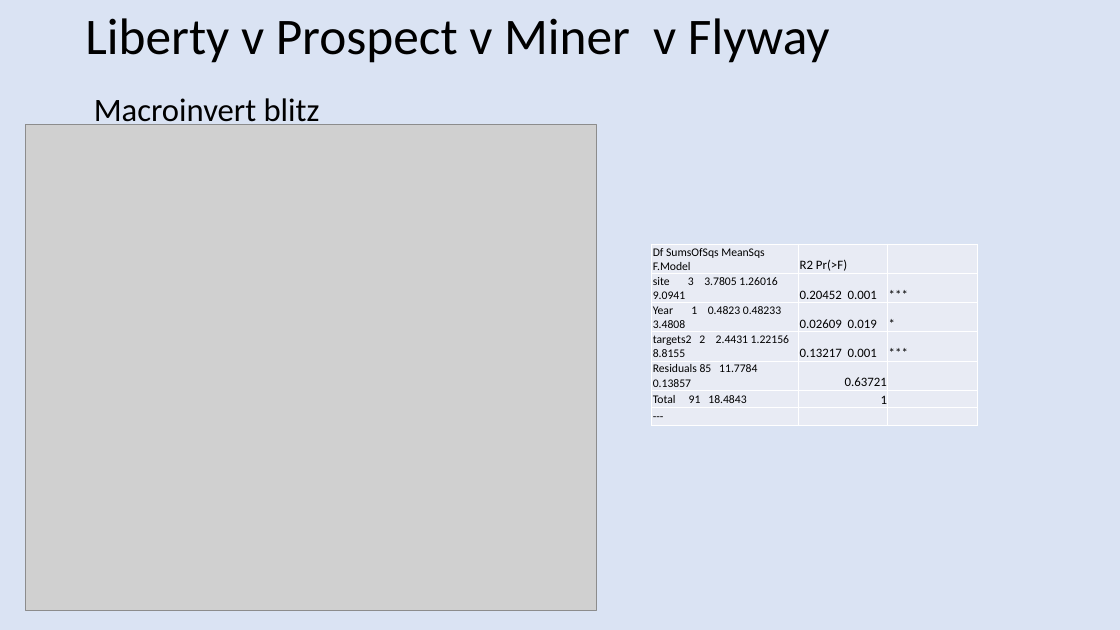
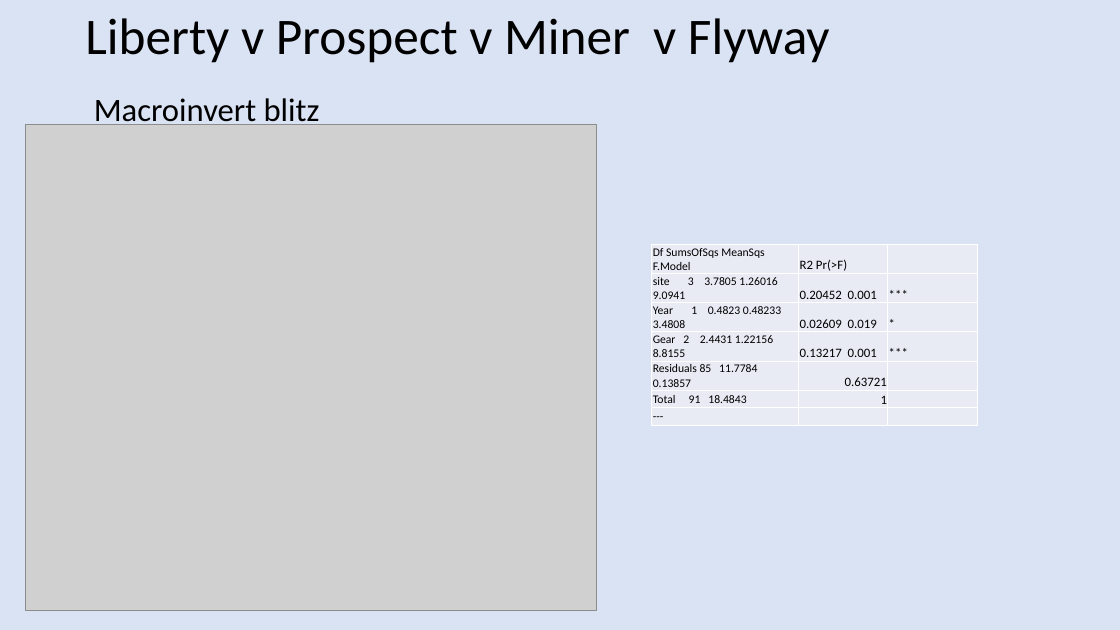
Before and after one commit to rosehartman/FRPreport2018, a slide deck: slide 46 of May phase IV analyses.pptx. Drawn at 1120x630 pixels with LibreOffice and Linux fonts; fonts in the diff are those of the drawing; grey boxes stand for pictures. Boxes give left, top, right and bottom in pixels: in the first picture for what was removed or moved away, otherwise in the second. Text is boxed around its words. In the diff, an @@ line names an element or a change of style, - is before the commit and + after.

```diff
--- a/May phase IV analyses.pptx
+++ b/May phase IV analyses.pptx
@@ table at (652, 245, 977, 424) @@
-row 4, column 1: targets2 2 2.4431 1.22156 8.8155
+row 4, column 1: Gear 2 2.4431 1.22156 8.8155
```
Also in this commit, not shown: 7 other slides changed, 24 other files.
